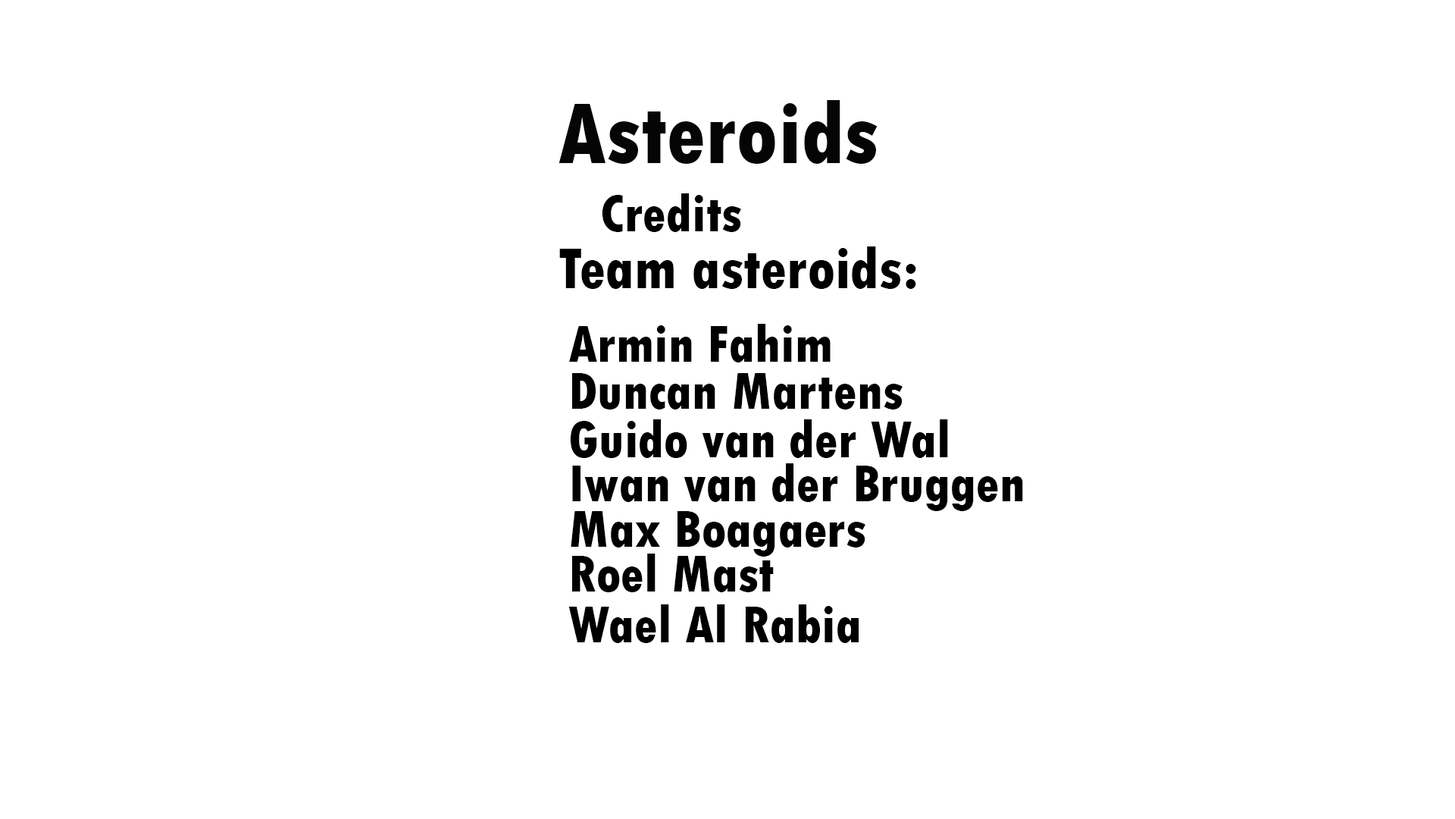
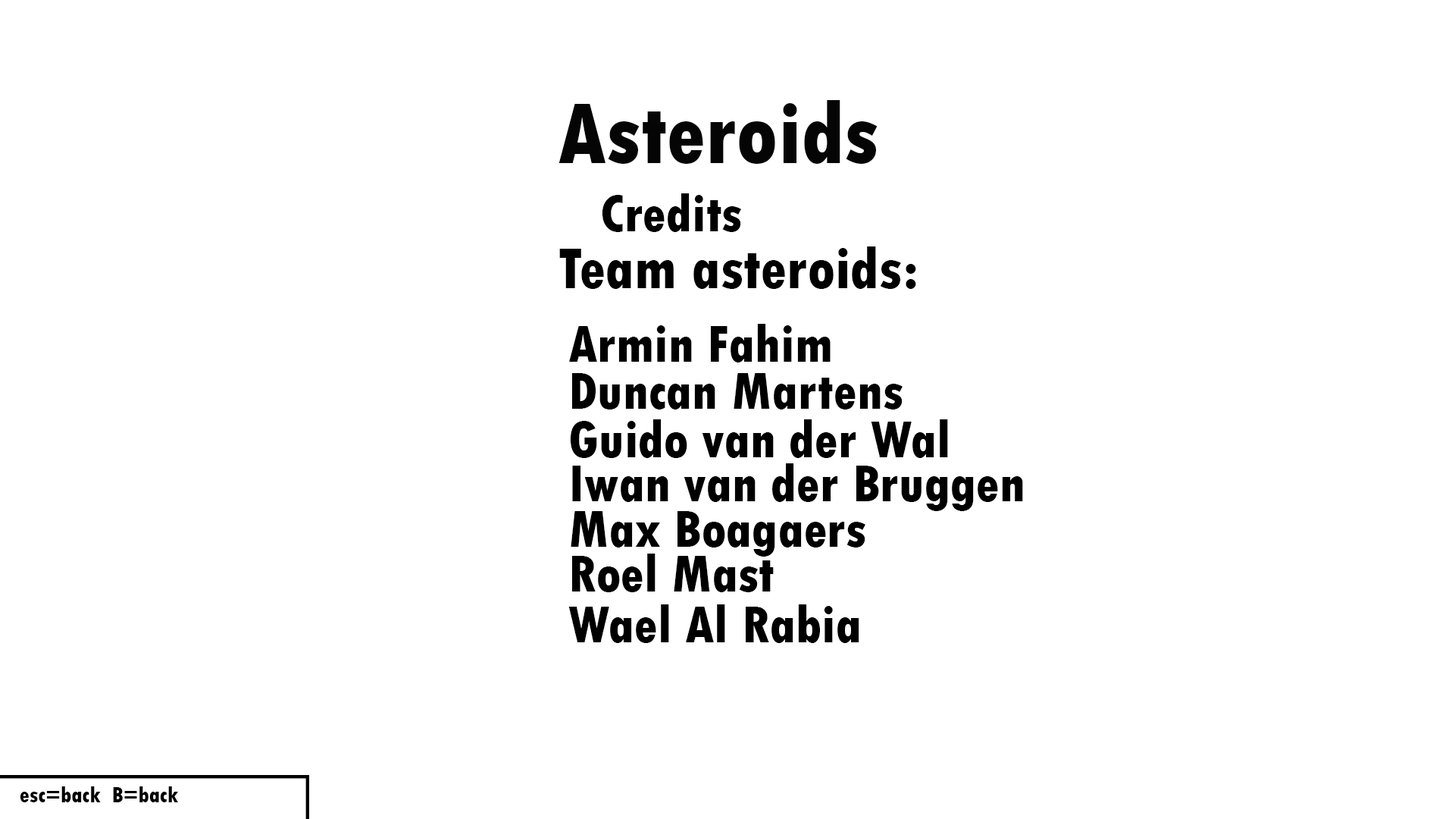
Comparing the layer stacks of the two 1455 x 819 images. Changes:
added layer "esc=back B=back copy 3" above "Rectangle 2 copy 3" over [19, 786, 179, 802]
added layer "Rectangle 2 copy 3" above "Layer 1" over [0, 774, 310, 819]
